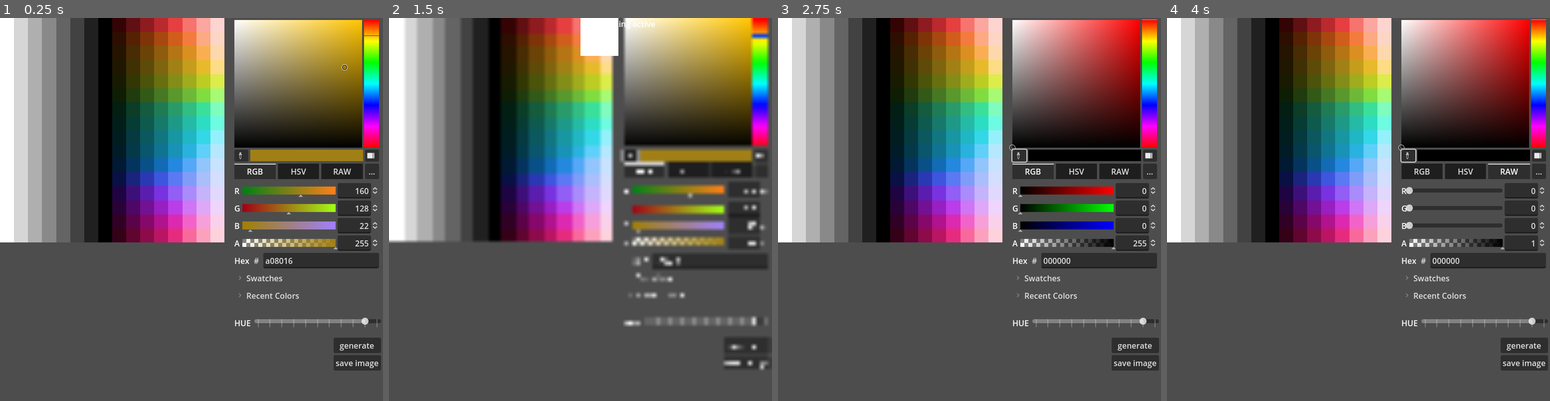
Above: before the commit, frames 1-4 (left to right).
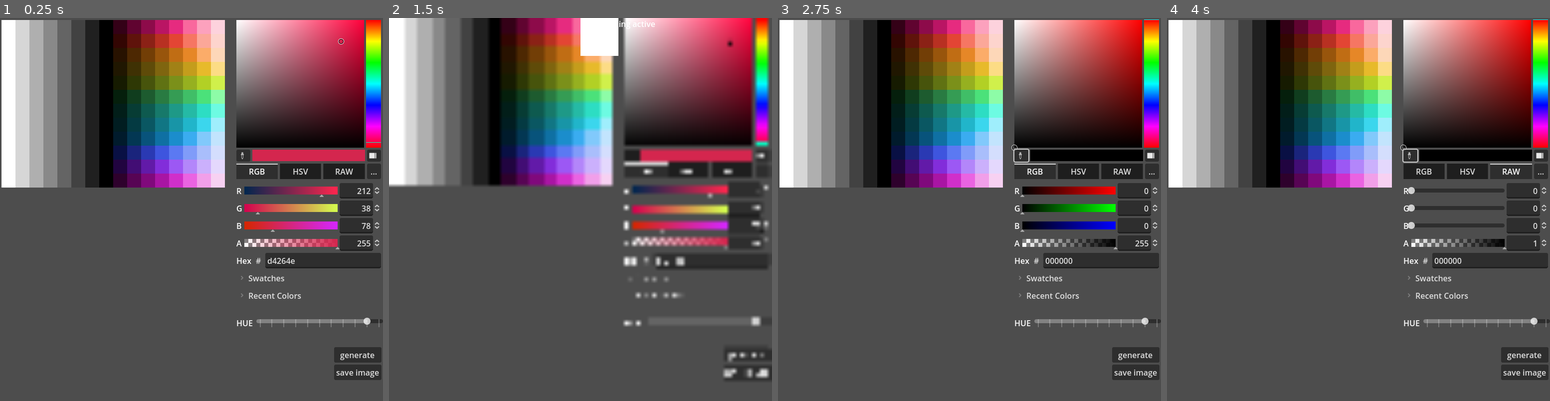
Above: after the commit, the same moments.

Repository: my-ijet/genearate_palette
Game: Godot game, scene res://control.tscn
Two runs of this game, one before a commit and one after it. Both use one fixed random seed, a clock stepped at 60 frames per second and the inputs below.
Inputs (mouse positions are in pixels of both pictures, inside the frame that each line leads up to; where the layout moved, square brackets give the same spot in the first picture):
- Up to frame 1 (0.25 s): no input
- Up to frame 2 (1.5 s): click "generate" at 0.5 s; click (634, 155) [630, 155] at 1.25 s
- Up to frame 3 (2.75 s): click "RGB" at 2 s
- Up to frame 4 (4 s): click "HSV" at 2.75 s; click "RAW" at 3.5 s

The runs differ from the first frame. In frame 1, 29% of the frame differs, in the area x 0-100%, y 0-95%; in frame 2, 27%; in frame 3, 19%; in frame 4, 19%.

Commit message:
some changes

Diff:
--- a/control.tscn
+++ b/control.tscn
@@ -13,22 +13,22 @@
 var light_v :PackedFloat64Array= []
 
 func _ready() -> void:
-	img = Image.create(16, 16, false,Image.FORMAT_RGB8)
+	img = Image.create(16, 12, false,Image.FORMAT_RGB8)
 	tex = ImageTexture.new()
 	gen_values(); gen_image()
 
 func gen_image():
 	for x in range(0, 8):
 		var col := Color.from_ok_hsl(0, 0, gray_v[x] )
-		for y in range(0, 16):
+		for y in range(0, 12):
 			img.set_pixel(x, y, col)
 
 	for x in range(0, 8):
-		for y in range(0, 16):
+		for y in range(0, 12):
 			var light := Color.from_ok_hsl(hue_v[y], saturation.value, light_v[x] )
 			img.set_pixel(8+x, y, light)
 
-	self.texture = tex.create_from_image(img)
+	self.texture = ImageTexture.create_from_image(img)
 
 
 func gen_values():
@@ -36,10 +36,10 @@
 		#print(x * (1.0/9))
 		gray_v.append(1 - (x * (1.0/7)))
 
-	var hue :float
-	for x in range(0,8):
-		hue += (25/360.0); hue_v.append(hue)
-		hue += (20/360.0); hue_v.append(hue)
+	for x in range(0,12):
+		#print(x * (1.0/9))
+		#var offset = (30/360.0)
+		hue_v.append( x * (1.0/12))
 
 	for x in range(1,9):
 		#print(x * (1.0/9))
@@ -53,33 +53,35 @@
 "
 
 [node name="Control" type="Control"]
+custom_minimum_size = Vector2(768, 768)
 layout_mode = 3
-anchors_preset = 15
-anchor_right = 1.0
+anchors_preset = 13
+anchor_left = 0.5
+anchor_right = 0.5
 anchor_bottom = 1.0
-offset_right = -4.0
 grow_horizontal = 2
 grow_vertical = 2
 
 [node name="TextureRect" type="TextureRect" parent="."]
-custom_minimum_size = Vector2(450, 450)
+custom_minimum_size = Vector2(448, 336)
 layout_mode = 0
-offset_right = 40.0
-offset_bottom = 40.0
+offset_left = 3.0
+offset_top = 4.0
+offset_right = 451.0
+offset_bottom = 340.0
 expand_mode = 1
 script = SubResource("GDScript_grmqm")
 
 [node name="buttons" type="VBoxContainer" parent="."]
 layout_mode = 1
-anchors_preset = 3
+anchors_preset = 1
 anchor_left = 1.0
-anchor_top = 1.0
 anchor_right = 1.0
-anchor_bottom = 1.0
-offset_left = -95.0
-offset_top = -187.0
+offset_left = -98.0
+offset_top = 660.0
+offset_right = -3.0
+offset_bottom = 726.0
 grow_horizontal = 0
-grow_vertical = 0
 alignment = 1
 
 [node name="generate" type="Button" parent="buttons"]
@@ -120,7 +122,7 @@
 offset_left = -298.0
 offset_bottom = 576.0
 grow_horizontal = 0
-color = Color(0.625894, 0.500715, 0.0853273, 1)
+color = Color(0.831373, 0.14902, 0.305882, 1)
 
 [connection signal="pressed" from="buttons/generate" to="TextureRect" method="_on_generate_pressed"]
 [connection signal="pressed" from="buttons/save_image" to="TextureRect" method="_on_save_image_pressed"]
--- a/project.godot
+++ b/project.godot
@@ -19,6 +19,8 @@
 
 window/size/viewport_width=768
 window/size/viewport_height=768
+window/stretch/mode="canvas_items"
+window/stretch/aspect="keep_height"
 
 [rendering]
 
